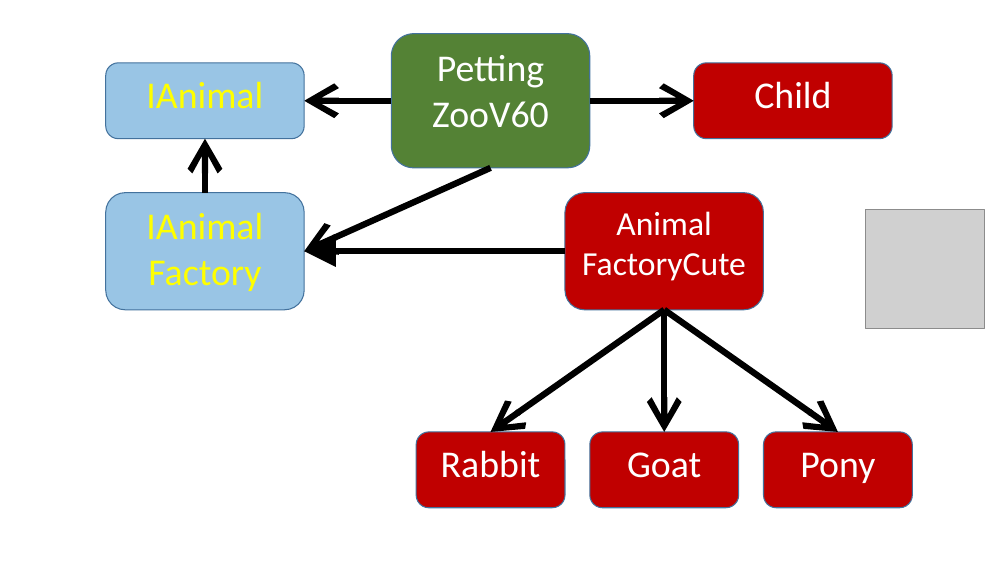
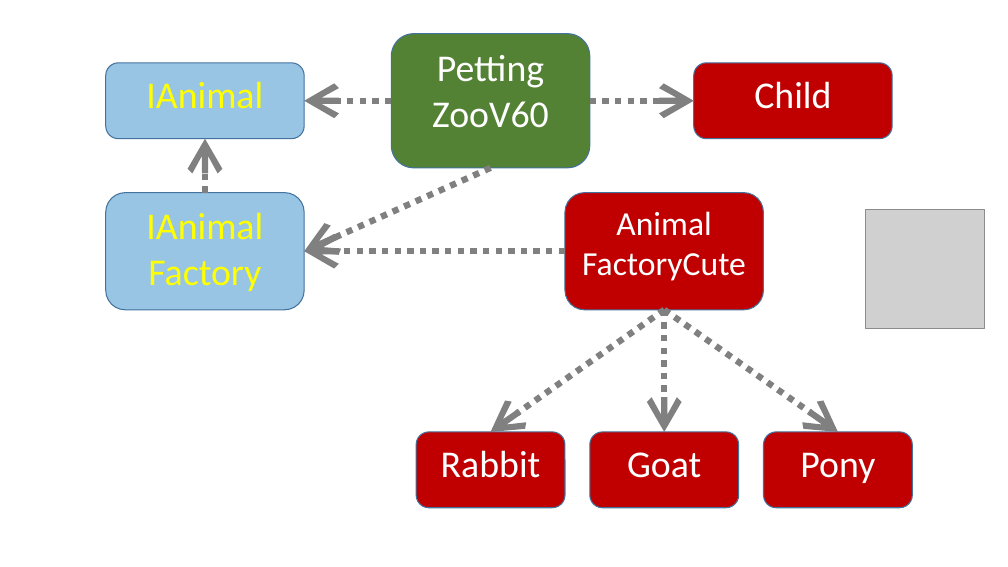
Before and after one commit to perl-easj/Teaching-materials, a slide deck: slide 35 of CSharpProgramming/Presentations/OOProgPartIII/FactoryMethod.pptx. Drawn at 1008x567 pixels with LibreOffice and Linux fonts; fonts in the diff are those of the drawing; grey boxes stand for pictures. Boxes give left, top, right and bottom in pixels: in the first picture for what was removed or moved away, otherwise in the second. Text is boxed around its words. In the diff, an @@ line names an element or a change of style, - is before the commit and + after.

```diff
--- a/CSharpProgramming/Presentations/OOProgPartIII/FactoryMethod.pptx
+++ b/CSharpProgramming/Presentations/OOProgPartIII/FactoryMethod.pptx
@@ arrow (392, 101) - (304, 101): stroke #000000 6 pt to #808080 6 pt dashed @@
@@ arrow (590, 101) - (694, 101): stroke #000000 6 pt to #808080 6 pt dashed @@
@@ arrow (205, 193) - (205, 139): stroke #000000 6 pt to #808080 6 pt dashed @@
@@ arrow (491, 168) - (304, 251): stroke #000000 6 pt to #808080 6 pt dashed @@
@@ arrow (565, 251) - (304, 251): stroke #000000 6 pt to #808080 6 pt dashed; arrowheads changed @@
@@ arrow (665, 310) - (491, 432): stroke #000000 6 pt to #808080 6 pt dashed @@
@@ arrow (665, 310) - (665, 432): stroke #000000 6 pt to #808080 6 pt dashed @@
@@ arrow (665, 310) - (838, 432): stroke #000000 6 pt to #808080 6 pt dashed @@
```
Also in this commit, not shown: 13 other slides changed, 5 other files.
